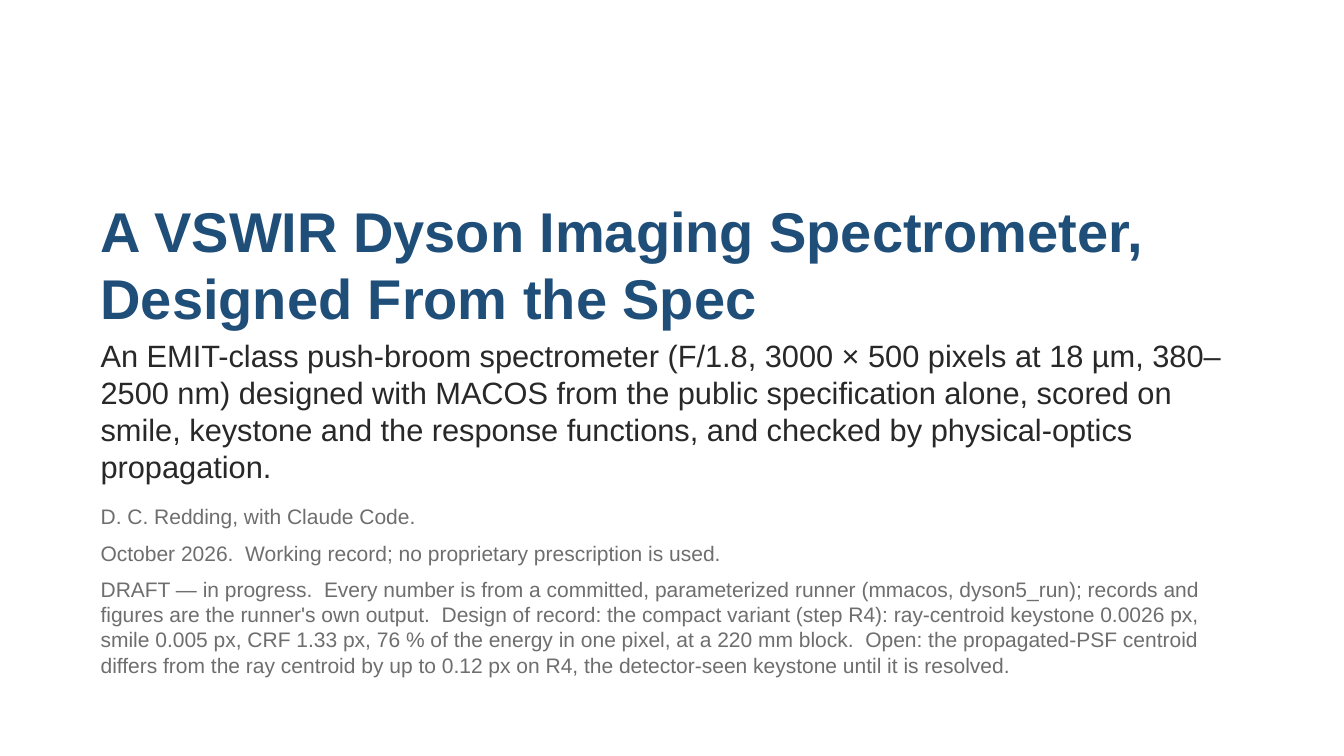
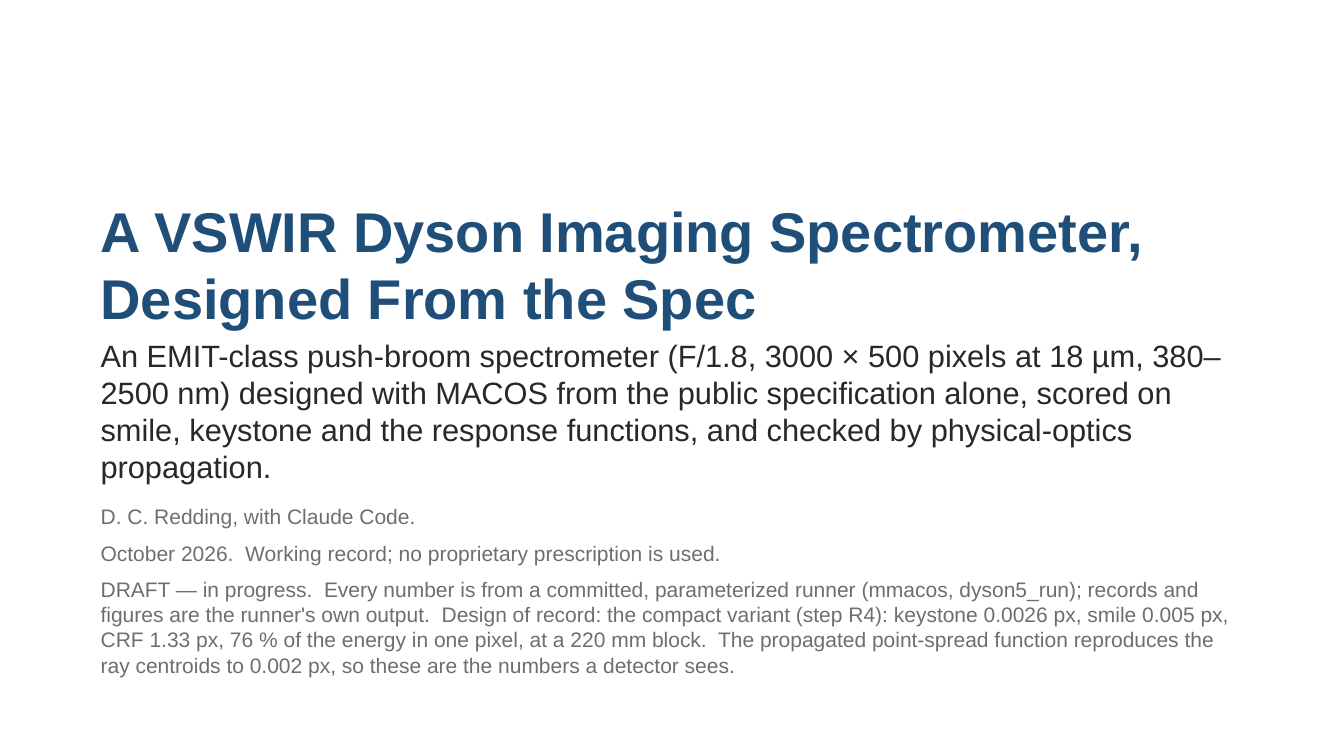
Before and after one commit to nasa-jpl/macos, a slide deck: slide 1 of demo_session/deck_dyson_baseline.pptx. Drawn at 1344x756 pixels with LibreOffice and Linux fonts; fonts in the diff are those of the drawing. Boxes give left, top, right and bottom in pixels: in the first picture for what was removed or moved away, otherwise in the second. Text is boxed around its words. In the diff, an @@ line names an element or a change of style, - is before the commit and + after.

```diff
--- a/demo_session/deck_dyson_baseline.pptx
+++ b/demo_session/deck_dyson_baseline.pptx
@@ text at bbox=[101, 582, 1229, 677]: text changed @@
-DRAFT — in progress. Every number is from a committed, parameterized runner (mmacos, dyson5_run); records and figures are the runner's own output. Design of record: the compact variant (step R4): ray-centroid keystone 0.0026 px, smile 0.005 px, CRF 1.33 px, 76 % of the energy in one pixel, at a 220 mm block. Open: the propagated-PSF centroid differs from the ray centroid by up to 0.12 px on R4, the detector-seen keystone until it is resolved.
+DRAFT — in progress. Every number is from a committed, parameterized runner (mmacos, dyson5_run); records and figures are the runner's own output. Design of record: the compact variant (step R4): keystone 0.0026 px, smile 0.005 px, CRF 1.33 px, 76 % of the energy in one pixel, at a 220 mm block. The propagated point-spread function reproduces the ray centroids to 0.002 px, so these are the numbers a detector sees.
```
Also in this commit, not shown: 7 other slides changed, 4 slides added, 1 slide removed, 1 other file.
